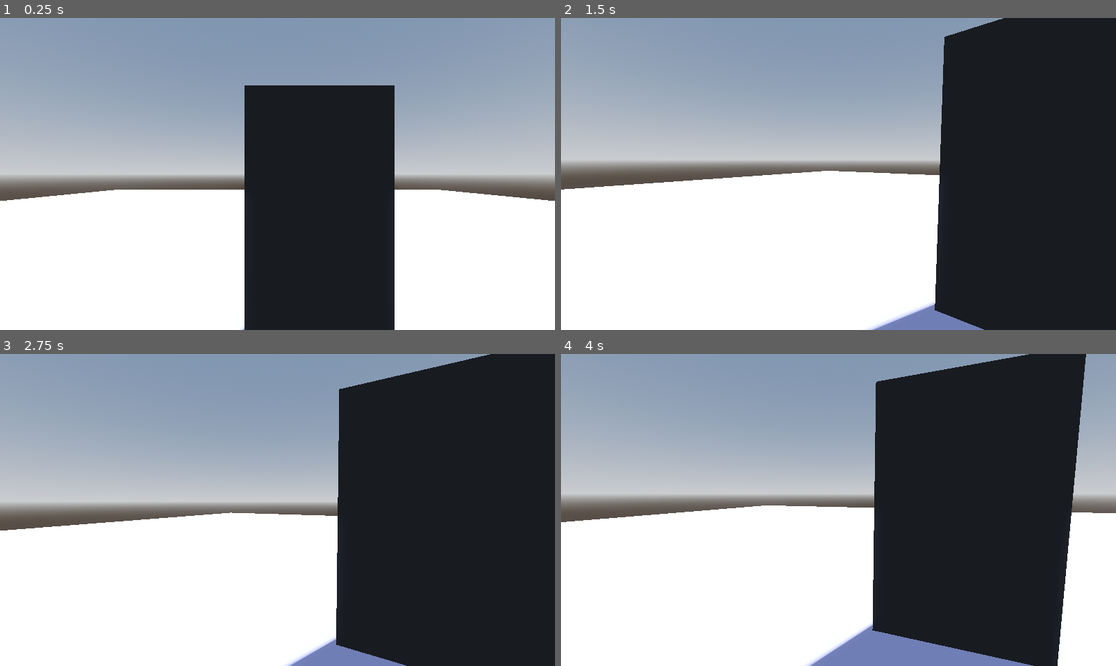
Above: before the commit, frames 1-4 (two rows, left to right).
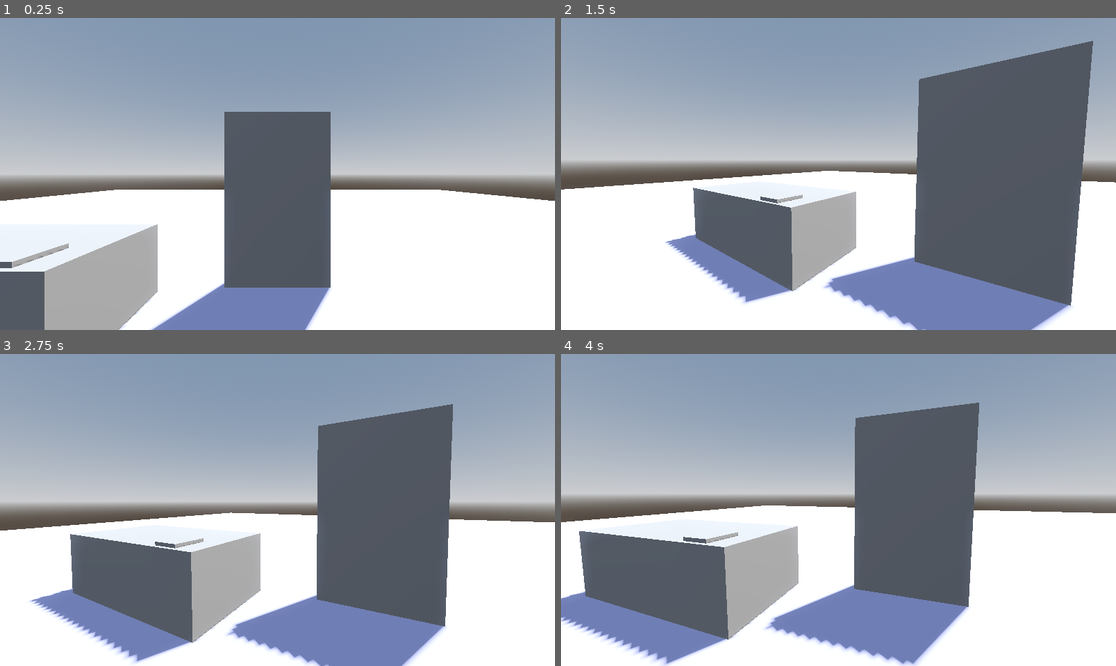
Above: after the commit, the same moments.

Repository: JoJonatasCoelho/Like-it
Game: Godot game, scene res://Scenes/test.tscn
The game is run twice, just before and just after one commit, with the same random seed, the same clock (stepped at 60 frames per second) and the same inputs.
Inputs (mouse positions are in pixels of both pictures, inside the frame that each line leads up to):
- Up to frame 1 (0.25 s): no input
- Up to frame 2 (1.5 s): tap Enter (ui_accept) at 0.5, 0.77, 1.25 s; move the mouse to (960, 158) at 0.52 s; hold Right (ui_right) 0.53-1.28 s; hold E (interact) 0.53-1.28 s; click (960, 158) at 0.67 s; move the mouse to (810, 174) at 1.27 s; hold Up (ui_up) from 1.28 s (still down); tap F (freefly) at 1.35 s; click (810, 174) at 1.42 s
- Up to frame 3 (2.75 s): keep holding Up (ui_up); tap Enter (ui_accept) at 1.52, 2 s; tap E (interact) at 1.55 s; move the mouse to (288, 503) at 2.02 s; hold E (interact) from 2.03 s (still down); click (288, 503) at 2.17 s
- Up to frame 4 (4 s): keep holding Up (ui_up); tap Enter (ui_accept) at 2.75, 3.02, 3.5, 3.77 s; move the mouse to (832, 516) at 2.77 s; release E (interact) at 2.78 s; tap E (interact) at 2.85 s; click (832, 516) at 2.92 s; move the mouse to (877, 513) at 3.52 s; hold E (interact) from 3.53 s (still down); tap F (freefly) at 3.6 s; click (877, 513) at 3.67 s

The runs differ from the first frame. In frame 1, 31% of the frame differs, in the area x 0-72%, y 21-100%; in frame 2, 45%; in frame 3, 53%, in the area x 5-100%, y 0-100%; in frame 4, 51%.

Commit message:
feat: Visualizar itens

Diff:
--- /dev/null
+++ b/Scenes/door.tscn
@@ -0,0 +1,82 @@
+[gd_scene load_steps=8 format=3 uid="uid://p7y7vqn01gnu"]
+
+[ext_resource type="Script" uid="uid://dhnryqa86w0ub" path="res://Scripts/door.gd" id="1_5quaa"]
+
+[sub_resource type="BoxMesh" id="BoxMesh_8od7v"]
+
+[sub_resource type="Animation" id="Animation_qc4db"]
+length = 0.001
+tracks/0/type = "value"
+tracks/0/imported = false
+tracks/0/enabled = true
+tracks/0/path = NodePath(".:rotation")
+tracks/0/interp = 1
+tracks/0/loop_wrap = true
+tracks/0/keys = {
+"times": PackedFloat32Array(0),
+"transitions": PackedFloat32Array(1),
+"update": 0,
+"values": [Vector3(0, 0, 0)]
+}
+
+[sub_resource type="Animation" id="Animation_8od7v"]
+resource_name = "abrir_porta"
+tracks/0/type = "value"
+tracks/0/imported = false
+tracks/0/enabled = true
+tracks/0/path = NodePath(".:rotation")
+tracks/0/interp = 1
+tracks/0/loop_wrap = true
+tracks/0/keys = {
+"times": PackedFloat32Array(0, 1),
+"transitions": PackedFloat32Array(1, 1),
+"update": 0,
+"values": [Vector3(0, 0, 0), Vector3(0, 1.5707964, 0)]
+}
+
+[sub_resource type="Animation" id="Animation_w6aom"]
+resource_name = "close_door"
+tracks/0/type = "value"
+tracks/0/imported = false
+tracks/0/enabled = true
+tracks/0/path = NodePath(".:rotation")
+tracks/0/interp = 1
+tracks/0/loop_wrap = true
+tracks/0/keys = {
+"times": PackedFloat32Array(0, 1),
+"transitions": PackedFloat32Array(1, 1),
+"update": 0,
+"values": [Vector3(0, 1.5707964, 0), Vector3(0, 0, 0)]
+}
+
+[sub_resource type="AnimationLibrary" id="AnimationLibrary_ys1qc"]
+_data = {
+&"RESET": SubResource("Animation_qc4db"),
+&"abrir_porta": SubResource("Animation_8od7v"),
+&"close_door": SubResource("Animation_w6aom")
+}
+
+[sub_resource type="BoxShape3D" id="BoxShape3D_8od7v"]
+
+[node name="Door" type="Node3D"]
+
+[node name="Door" type="StaticBody3D" parent="."]
+collision_layer = 3
+script = ExtResource("1_5quaa")
+metadata/_edit_group_ = true
+
+[node name="MeshInstance3D" type="MeshInstance3D" parent="Door"]
+transform = Transform3D(1.7772655, 0, 0, 0, 3.2375233, 0, 0, 0, 0.22745878, 0.5, 1.845, -0.03)
+layers = 3
+mesh = SubResource("BoxMesh_8od7v")
+skeleton = NodePath("../..")
+
+[node name="AnimationPlayer" type="AnimationPlayer" parent="Door"]
+root_node = NodePath("../..")
+libraries = {
+&"": SubResource("AnimationLibrary_ys1qc")
+}
+
+[node name="CollisionShape3D" type="CollisionShape3D" parent="Door"]
+transform = Transform3D(1.7772655, 0, 0, 0, 3.237523, 0, 0, 0, 0.22745876, 0.5, 1.845, -0.03)
+shape = SubResource("BoxShape3D_8od7v")
--- /dev/null
+++ b/Scenes/photo.tscn
@@ -0,0 +1,22 @@
+[gd_scene load_steps=4 format=3 uid="uid://dqq0dd360wjel"]
+
+[ext_resource type="Script" uid="uid://vfmdb7cb3hv3" path="res://Scripts/photo.gd" id="1_q2i1c"]
+
+[sub_resource type="BoxMesh" id="BoxMesh_gd2ei"]
+
+[sub_resource type="BoxShape3D" id="BoxShape3D_rfyfl"]
+
+[node name="Photo" type="Node3D"]
+
+[node name="Photo" type="StaticBody3D" parent="."]
+collision_layer = 3
+script = ExtResource("1_q2i1c")
+metadata/_edit_group_ = true
+
+[node name="MeshInstance3D" type="MeshInstance3D" parent="Photo"]
+transform = Transform3D(0.39999998, 0, 0, 0, 0.05999998, 0, 0, 0, 0.48000002, 0, 0, 0)
+mesh = SubResource("BoxMesh_gd2ei")
+
+[node name="CollisionShape3D" type="CollisionShape3D" parent="Photo"]
+transform = Transform3D(0.39999998, 0, 0, 0, 0.05999998, 0, 0, 0, 0.48000002, 0, 0, 0)
+shape = SubResource("BoxShape3D_rfyfl")
--- a/Scenes/player.tscn
+++ b/Scenes/player.tscn
@@ -13,6 +13,9 @@
 [sub_resource type="CapsuleShape3D" id="CapsuleShape3D_iof21"]
 radius = 0.4
 height = 1.8
+
+[sub_resource type="LabelSettings" id="LabelSettings_cvnsp"]
+font_size = 30
 
 [node name="Player" type="Node3D"]
 
@@ -61,5 +64,6 @@
 offset_bottom = 132.5
 grow_horizontal = 2
 grow_vertical = 2
+label_settings = SubResource("LabelSettings_cvnsp")
 horizontal_alignment = 1
 vertical_alignment = 1
--- a/Scenes/test.tscn
+++ b/Scenes/test.tscn
@@ -1,7 +1,10 @@
-[gd_scene load_steps=13 format=3 uid="uid://cayayie3dsxmm"]
+[gd_scene load_steps=12 format=3 uid="uid://cayayie3dsxmm"]
 
-[ext_resource type="Script" path="res://Scripts/test_block.gd" id="1_8od7v"]
 [ext_resource type="PackedScene" uid="uid://ddxaqp2rhgl86" path="res://Scenes/player.tscn" id="1_lc1oi"]
+[ext_resource type="PackedScene" uid="uid://p7y7vqn01gnu" path="res://Scenes/door.tscn" id="2_8od7v"]
+[ext_resource type="PackedScene" uid="uid://dqq0dd360wjel" path="res://Scenes/photo.tscn" id="3_qc4db"]
+[ext_resource type="Texture2D" uid="uid://l6k4l55i0ocx" path="res://Catherine.png" id="4_35xla"]
+[ext_resource type="PackedScene" uid="uid://b6qypnmb2fuky" path="res://Scenes/ui.tscn" id="4_ys1qc"]
 
 [sub_resource type="ProceduralSkyMaterial" id="ProceduralSkyMaterial_lc1oi"]
 sky_horizon_color = Color(0.66224277, 0.6717428, 0.6867428, 1)
@@ -23,45 +26,6 @@
 
 [sub_resource type="BoxMesh" id="BoxMesh_8od7v"]
 
-[sub_resource type="StandardMaterial3D" id="StandardMaterial3D_qc4db"]
-albedo_color = Color(0.21950102, 0.21950102, 0.21950102, 1)
-
-[sub_resource type="Animation" id="Animation_8od7v"]
-resource_name = "abrir_porta"
-tracks/0/type = "value"
-tracks/0/imported = false
-tracks/0/enabled = true
-tracks/0/path = NodePath(".:rotation")
-tracks/0/interp = 1
-tracks/0/loop_wrap = true
-tracks/0/keys = {
-"times": PackedFloat32Array(0, 1),
-"transitions": PackedFloat32Array(1, 1),
-"update": 0,
-"values": [Vector3(0, 0, 0), Vector3(0, 1.5707964, 0)]
-}
-
-[sub_resource type="Animation" id="Animation_qc4db"]
-length = 0.001
-tracks/0/type = "value"
-tracks/0/imported = false
-tracks/0/enabled = true
-tracks/0/path = NodePath(".:rotation")
-tracks/0/interp = 1
-tracks/0/loop_wrap = true
-tracks/0/keys = {
-"times": PackedFloat32Array(0),
-"transitions": PackedFloat32Array(1),
-"update": 0,
-"values": [Vector3(0, 0, 0)]
-}
-
-[sub_resource type="AnimationLibrary" id="AnimationLibrary_ys1qc"]
-_data = {
-&"RESET": SubResource("Animation_qc4db"),
-&"abrir_porta": SubResource("Animation_8od7v")
-}
-
 [node name="Test" type="Node3D"]
 
 [node name="DirectionalLight3D" type="DirectionalLight3D" parent="."]
@@ -80,17 +44,25 @@
 [node name="Player" parent="." instance=ExtResource("1_lc1oi")]
 transform = Transform3D(1, 0, 0, 0, 1, 0, 0, 0, 1, 0, 1, 2.5)
 
-[node name="Node3D" type="Node3D" parent="."]
+[node name="Door" parent="." instance=ExtResource("2_8od7v")]
+transform = Transform3D(1, 0, 0, 0, 1, 0, 0, 0, 1, -0.5, 0, -1)
 
-[node name="TestBlock" type="CSGMesh3D" parent="Node3D"]
-transform = Transform3D(1.7772655, 0, 0, 0, 3.2375233, 0, 0, 0, 0.22745878, 0.5, 1.845, -0.03)
+[node name="CSGMesh3D" type="CSGMesh3D" parent="."]
+transform = Transform3D(3.1000001, 0, 0, 0, 1.2, 0, 0, 0, 1.6, -3.5, 1, 0)
 use_collision = true
-collision_layer = 3
 mesh = SubResource("BoxMesh_8od7v")
-material = SubResource("StandardMaterial3D_qc4db")
-script = ExtResource("1_8od7v")
 
-[node name="AnimationPlayer" type="AnimationPlayer" parent="Node3D"]
-libraries = {
-&"": SubResource("AnimationLibrary_ys1qc")
-}
+[node name="Photo" parent="." instance=ExtResource("3_qc4db")]
+transform = Transform3D(1, 0, 0, 0, 1, 0, 0, 0, 1, -2.5, 1.622453, 0.5)
+
+[node name="Photo" parent="Photo" index="0"]
+photo_texture = ExtResource("4_35xla")
+
+[node name="UI" parent="." instance=ExtResource("4_ys1qc")]
+
+[node name="PhotoViewer" parent="UI/CanvasLayer" index="1"]
+visible = false
+
+[editable path="Player"]
+[editable path="Photo"]
+[editable path="UI"]
--- /dev/null
+++ b/Scenes/ui.tscn
@@ -0,0 +1,61 @@
+[gd_scene load_steps=5 format=3 uid="uid://b6qypnmb2fuky"]
+
+[ext_resource type="Texture2D" uid="uid://l6k4l55i0ocx" path="res://Catherine.png" id="1_jxero"]
+[ext_resource type="Script" uid="uid://nq4v65apnrq8" path="res://Scripts/ui.gd" id="1_qdvrb"]
+
+[sub_resource type="ImageTexture" id="ImageTexture_qdvrb"]
+
+[sub_resource type="LabelSettings" id="LabelSettings_qdvrb"]
+font_size = 30
+
+[node name="UI" type="Control"]
+layout_mode = 3
+anchors_preset = 8
+anchor_left = 0.5
+anchor_top = 0.5
+anchor_right = 0.5
+anchor_bottom = 0.5
+grow_horizontal = 2
+grow_vertical = 2
+
+[node name="CanvasLayer" type="CanvasLayer" parent="."]
+script = ExtResource("1_qdvrb")
+
+[node name="Crosshair" type="TextureRect" parent="CanvasLayer"]
+anchors_preset = 8
+anchor_left = 0.5
+anchor_top = 0.5
+anchor_right = 0.5
+anchor_bottom = 0.5
+offset_left = -20.0
+offset_top = -20.0
+offset_right = 20.0
+offset_bottom = 20.0
+grow_horizontal = 2
+grow_vertical = 2
+texture = SubResource("ImageTexture_qdvrb")
+
+[node name="PhotoViewer" type="TextureRect" parent="CanvasLayer"]
+visible = false
+anchors_preset = 8
+anchor_left = 0.5
+anchor_top = 0.5
+anchor_right = 0.5
+anchor_bottom = 0.5
+offset_left = -321.0
+offset_top = -179.0
+offset_right = 321.0
+offset_bottom = 179.0
+grow_horizontal = 2
+grow_vertical = 2
+texture = ExtResource("1_jxero")
+expand_mode = 1
+
+[node name="Label" type="Label" parent="CanvasLayer"]
+anchors_preset = 10
+anchor_right = 1.0
+offset_bottom = 188.0
+grow_horizontal = 2
+label_settings = SubResource("LabelSettings_qdvrb")
+horizontal_alignment = 1
+vertical_alignment = 1
--- /dev/null
+++ b/Scripts/door.gd
@@ -0,0 +1,8 @@
+extends Interactable
+
+@onready var animator = $AnimationPlayer
+
+func interact(_caller):
+	animator.play("abrir_porta")
+	await get_tree().create_timer(5.0).timeout
+	animator.play("close_door")
--- /dev/null
+++ b/Scripts/photo.gd
@@ -0,0 +1,9 @@
+extends Interactable
+
+@export var photo_texture: Texture2D
+
+
+func interact(_caller):
+	var ui = get_tree().root.get_node("Test/UI/CanvasLayer")
+	if ui is CanvasLayer:
+		ui.toggle_photo(photo_texture)
--- a/Scripts/test_block.gd
+++ /dev/null
@@ -1,7 +0,0 @@
-extends Interactable
-
-@onready var animator = $"../AnimationPlayer"
-
-func interact(_caller):
-	animator.play("abrir_porta")
-	#queue_free()
--- /dev/null
+++ b/Scripts/ui.gd
@@ -0,0 +1,25 @@
+extends CanvasLayer
+
+@onready var photo_viewer = $PhotoViewer
+@onready var label = $Label
+var is_photo_open = false
+
+func toggle_photo(texture: Texture2D):
+	var player = get_tree().root.get_node("Test/Player/ProtoController")
+	if is_photo_open:
+		photo_viewer.visible = false
+		is_photo_open = false
+		Input.mouse_mode = Input.MOUSE_MODE_CAPTURED
+		if player:
+			label.text = ""
+			player.can_look = true
+			player.can_move = true
+	else:
+		photo_viewer.texture = texture
+		photo_viewer.visible = true
+		is_photo_open = true
+		Input.mouse_mode = Input.MOUSE_MODE_CONFINED_HIDDEN
+		if player:
+			label.text = "Aperte \"E\" para fechar"
+			player.can_look = false
+			player.can_move = false
--- a/project.godot
+++ b/project.godot
@@ -18,6 +18,10 @@
 [dotnet]
 
 project/assembly_name="Like It"
+
+[editor_plugins]
+
+enabled=PackedStringArray("res://addons/anthonyec.camera_preview/plugin.cfg")
 
 [input]
 
Not shown, changed: Addons/proto_controller/proto_controller.gd
Binary file added: Catherine.png
Not shown, added: Catherine.png.import
Not shown: 1 places in Scenes/player.tscn that only renumber resources
Renamed: Scripts/test_block.gd.uid -> Scripts/door.gd.uid
Renamed: Scenes/main.gd -> Scripts/main.gd
Renamed: Scenes/main.gd.uid -> Scripts/main.gd.uid
Not shown, added: Scripts/photo.gd.uid
Not shown, added: Scripts/ui.gd.uid
Not shown, changed: addons/anthonyec.camera_preview/preview.tscn
